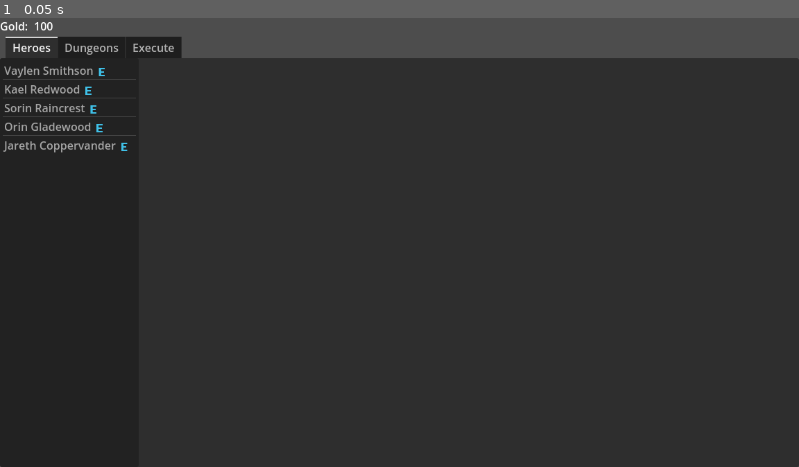
Above: before the commit, frame 1.
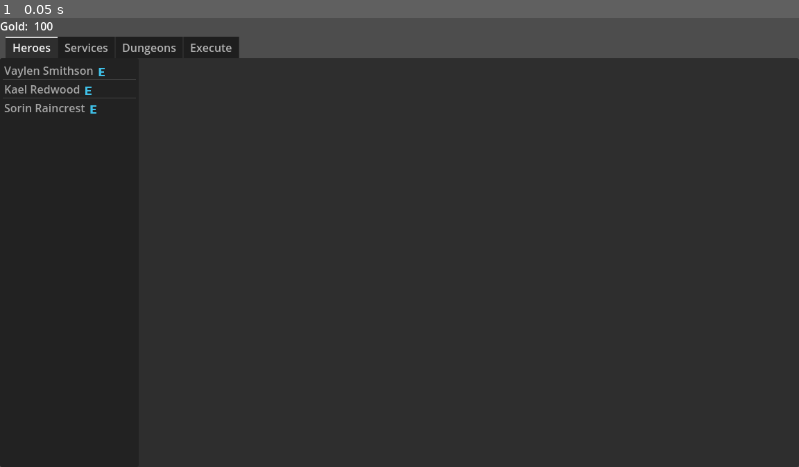
Above: after the commit, the same moment.

Repository: CloneDeath/heroes-of-diamondfall
Game: Godot game, scene res://Planning/main.tscn
The game is run twice, just before and just after one commit, with the same random seed, the same clock (stepped at 60 frames per second) and the same inputs.
Inputs:
- Up to frame 1 (0.05 s): no input

The runs differ from the first frame. In frame 1, 0.8% of the frame differs, in the area x 0-30%, y 4-31%.

Commit message:
added services tab

Diff:
--- a/Heroes/heroes.gd
+++ b/Heroes/heroes.gd
@@ -4,7 +4,7 @@
 
 func _init() -> void:
 	randomize();
-	for i in range(5):
+	for i in range(3):
 		var hero = Hero.new();
 		hero.strength = randi_range(1, 3);
 		heroes.push_back(hero);
--- a/Planning/DungeonsTab/dungeon_details.gd
+++ b/Planning/DungeonsTab/dungeon_details.gd
@@ -6,7 +6,6 @@
 		return _dungeon;
 	set(value):
 		_dungeon = value;
-		$Assignment.dungeon = dungeon;
 
 func _process(_delta: float) -> void:
 	if (!dungeon):
--- /dev/null
+++ b/Planning/Services/service_details.gd
@@ -0,0 +1,21 @@
+extends VBoxContainer
+
+var _service: Service;
+
+var service: Service:
+	get: return _service;
+	set(value): _service = value;
+
+func _process(_delta: float) -> void:
+	if (!service):
+		visible = false;
+		return;
+	visible = true;
+	%Name.text = service.service_name;
+	%Unlock.text = "Unlock (%s gold)" % service.cost;
+	%Unlock.visible = !service.unlocked;
+	%Unlock.disabled = service.unlocked || Resources.gold < service.cost;
+
+func _on_unlock_pressed() -> void:
+	service.unlocked = true;
+	Resources.gold -= service.cost;
--- /dev/null
+++ b/Planning/Services/service_details.tscn
@@ -0,0 +1,23 @@
+[gd_scene load_steps=2 format=3 uid="uid://lp7uts03fjld"]
+
+[ext_resource type="Script" uid="uid://dsg1f1elq86jd" path="res://Planning/Services/service_details.gd" id="1_o5oba"]
+
+[node name="ServiceDetails" type="VBoxContainer"]
+anchors_preset = 15
+anchor_right = 1.0
+anchor_bottom = 1.0
+grow_horizontal = 2
+grow_vertical = 2
+script = ExtResource("1_o5oba")
+
+[node name="Name" type="Label" parent="."]
+unique_name_in_owner = true
+layout_mode = 2
+text = "Name"
+
+[node name="Unlock" type="Button" parent="."]
+unique_name_in_owner = true
+layout_mode = 2
+text = "Unlock"
+
+[connection signal="pressed" from="Unlock" to="." method="_on_unlock_pressed"]
--- /dev/null
+++ b/Planning/Services/service_list.gd
@@ -0,0 +1,18 @@
+extends ItemList
+
+func _init() -> void:
+	var services = Services.services;
+	for i in services.size():
+		var service = services[i];
+		add_item(_get_service_display_name(service));
+
+func _process(_delta: float) -> void:
+	var services = Services.services;
+	for i in services.size():
+		var service = services[i];
+		set_item_text(i, _get_service_display_name(service));
+
+func _get_service_display_name(service: Service) -> String:
+	var result = service.service_name;
+	if (!service.unlocked): result += " 🔒"
+	return result;
--- /dev/null
+++ b/Planning/Services/service_list.tscn
@@ -0,0 +1,6 @@
+[gd_scene load_steps=2 format=3 uid="uid://bdb3g6jxh1gie"]
+
+[ext_resource type="Script" uid="uid://bedpbgww3bbmq" path="res://Planning/Services/service_list.gd" id="1_2cm5f"]
+
+[node name="ServiceList" type="ItemList"]
+script = ExtResource("1_2cm5f")
--- /dev/null
+++ b/Planning/Services/services_tab.gd
@@ -0,0 +1,5 @@
+extends HBoxContainer
+
+func _on_service_list_item_selected(index: int) -> void:
+	var service = Services.services[index];
+	$ServiceDetails.service = service;
--- /dev/null
+++ b/Planning/Services/services_tab.tscn
@@ -0,0 +1,23 @@
+[gd_scene load_steps=4 format=3 uid="uid://c22dkj3y28l2u"]
+
+[ext_resource type="PackedScene" uid="uid://bdb3g6jxh1gie" path="res://Planning/Services/service_list.tscn" id="1_lbuqf"]
+[ext_resource type="Script" uid="uid://df4vxdk5d7o3q" path="res://Planning/Services/services_tab.gd" id="1_yn6do"]
+[ext_resource type="PackedScene" uid="uid://lp7uts03fjld" path="res://Planning/Services/service_details.tscn" id="2_ugtgi"]
+
+[node name="ServicesTab" type="HBoxContainer"]
+anchors_preset = 15
+anchor_right = 1.0
+anchor_bottom = 1.0
+grow_horizontal = 2
+grow_vertical = 2
+script = ExtResource("1_yn6do")
+
+[node name="ServiceList" parent="." instance=ExtResource("1_lbuqf")]
+custom_minimum_size = Vector2(200, 0)
+layout_mode = 2
+
+[node name="ServiceDetails" parent="." instance=ExtResource("2_ugtgi")]
+layout_mode = 2
+size_flags_horizontal = 3
+
+[connection signal="item_selected" from="ServiceList" to="." method="_on_service_list_item_selected"]
--- a/Planning/main.tscn
+++ b/Planning/main.tscn
@@ -1,7 +1,8 @@
-[gd_scene load_steps=5 format=3 uid="uid://cgpwekqlckrvw"]
+[gd_scene load_steps=6 format=3 uid="uid://cgpwekqlckrvw"]
 
 [ext_resource type="PackedScene" uid="uid://ca2dy1xcjnc1x" path="res://Planning/top_bar.tscn" id="1_ig7tw"]
 [ext_resource type="PackedScene" uid="uid://cpddwxbca8rb" path="res://Planning/HeroTab/heroes.tscn" id="2_0xm2m"]
+[ext_resource type="PackedScene" uid="uid://c22dkj3y28l2u" path="res://Planning/Services/services_tab.tscn" id="3_ek4ok"]
 [ext_resource type="PackedScene" uid="uid://d3x7ncygyt4w0" path="res://Planning/DungeonsTab/dungeons.tscn" id="3_h2yge"]
 [ext_resource type="PackedScene" uid="uid://bhifegm4t0xv2" path="res://Planning/Execute/execute.tscn" id="4_1bvp3"]
 
@@ -32,10 +33,17 @@
 [node name="Heroes" parent="Menu/TabContainer" instance=ExtResource("2_0xm2m")]
 layout_mode = 2
 
+[node name="Services" parent="Menu/TabContainer" instance=ExtResource("3_ek4ok")]
+visible = false
+layout_mode = 2
+metadata/_tab_index = 1
+
 [node name="Dungeons" parent="Menu/TabContainer" instance=ExtResource("3_h2yge")]
 visible = false
 layout_mode = 2
+metadata/_tab_index = 2
 
 [node name="Execute" parent="Menu/TabContainer" instance=ExtResource("4_1bvp3")]
 visible = false
 layout_mode = 2
+metadata/_tab_index = 3
--- /dev/null
+++ b/Services/blacksmith.gd
@@ -0,0 +1,6 @@
+extends Service
+class_name Blacksmith
+
+func _init() -> void:
+	service_name = "Blacksmith";
+	cost = 10;
--- /dev/null
+++ b/Services/doctor.gd
@@ -0,0 +1,6 @@
+extends Service
+class_name Doctor
+
+func _init() -> void:
+	service_name = "Doctor";
+	cost = 10;
--- /dev/null
+++ b/Services/service.gd
@@ -0,0 +1,6 @@
+extends Node
+class_name Service
+
+var service_name: String;
+var cost: int = 0;
+var unlocked: bool = false;
--- /dev/null
+++ b/Services/services.gd
@@ -0,0 +1,6 @@
+extends Node
+
+var services: Array[Service] = [
+	Blacksmith.new(),
+	Doctor.new()
+];
--- a/Units/unit.gd
+++ b/Units/unit.gd
@@ -10,6 +10,5 @@
 
 var strength: int = 1;
 
-
 func _init() -> void:
 	id = Id.next();
--- a/project.godot
+++ b/project.godot
@@ -22,6 +22,7 @@
 Heroes="*res://Heroes/heroes.gd"
 Dungeons="*res://Dungeons/dungeons.gd"
 HeroAssignment="*res://Heroes/hero_assignment.gd"
+Services="*res://Services/services.gd"
 
 [rendering]
 
Not shown, added: Planning/Services/service_details.gd.uid
Not shown, added: Planning/Services/service_list.gd.uid
Not shown, added: Planning/Services/services_tab.gd.uid
Not shown, added: Services/blacksmith.gd.uid
Not shown, added: Services/doctor.gd.uid
Not shown, added: Services/service.gd.uid
Not shown, added: Services/services.gd.uid
